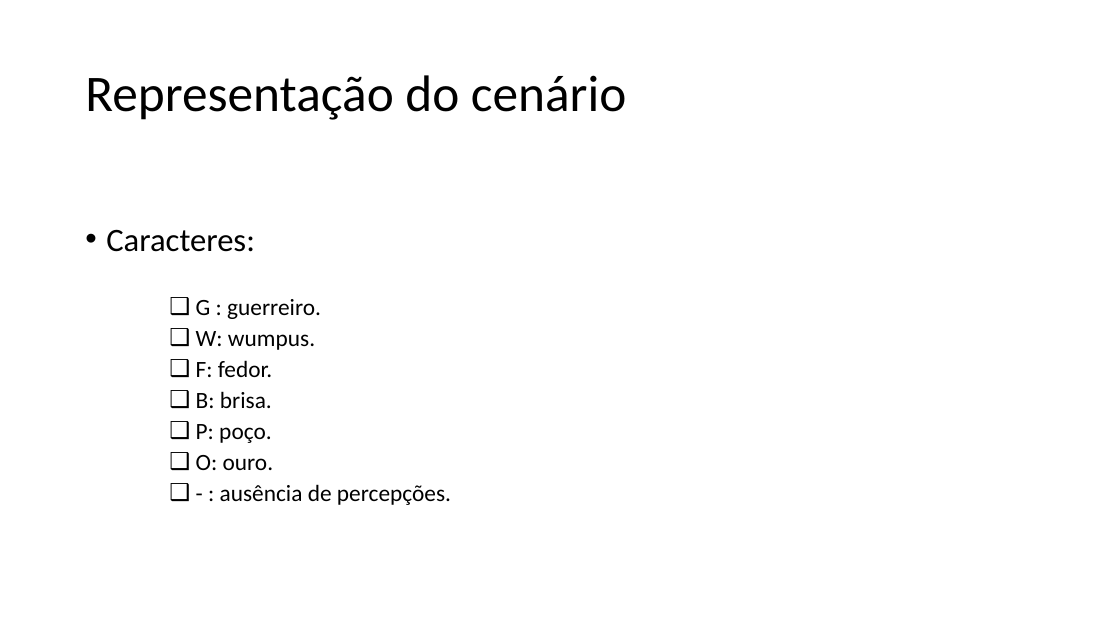
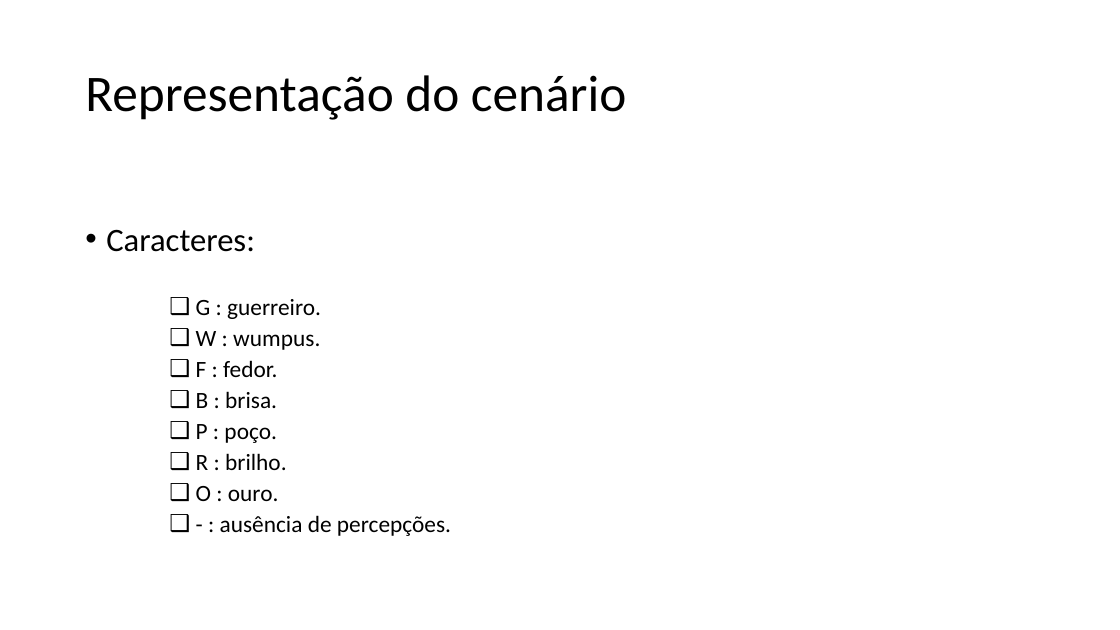
Before and after one commit to rodrigocarlos2/AgenteInteligente, a slide deck: slide 3 of Mundo do Wumpus.pptx. Drawn at 1120x630 pixels with LibreOffice and Linux fonts; fonts in the diff are those of the drawing. Boxes give left, top, right and bottom in pixels: in the first picture for what was removed or moved away, otherwise in the second. Text is boxed around its words. In the diff, an @@ line names an element or a change of style, - is before the commit and + after.

Commit message:
More up

```diff
--- a/Mundo do Wumpus.pptx
+++ b/Mundo do Wumpus.pptx
@@ text at bbox=[196, 331, 320, 501]: text changed @@
-    ❑ W: wumpus.
-    ❑ F: fedor.
-    ❑ B: brisa.
-    ❑ P: poço.
-    ❑ O: ouro.
+    ❑ W : wumpus.
+    ❑ F : fedor.
+    ❑ B : brisa.
+    ❑ P : poço.
+    ❑ R : brilho.
+    ❑ O : ouro.
```
